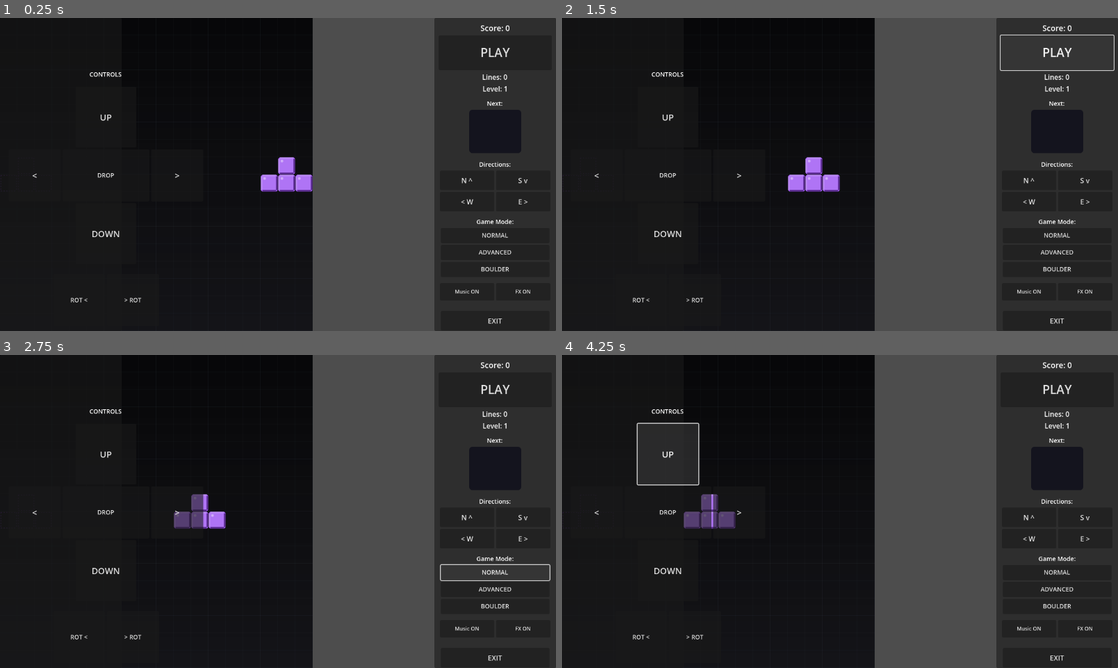
Above: before the commit, frames 1-4 (two rows, left to right).
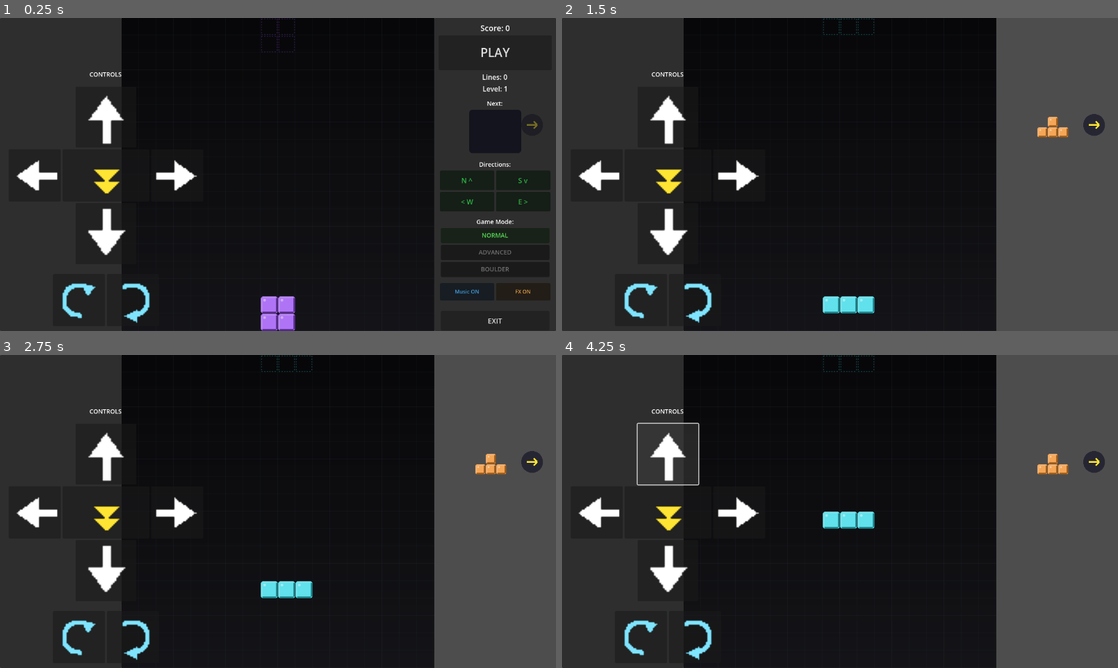
Above: after the commit, the same moments.

Repository: afotav-ship-it/tretris
Game: Godot game, scene res://scenes/main.tscn
The game is run twice, just before and just after one commit, with the same random seed, the same clock (stepped at 60 frames per second) and the same inputs.
Inputs (mouse positions are in pixels of both pictures, inside the frame that each line leads up to):
- Up to frame 1 (0.25 s): no input
- Up to frame 2 (1.5 s): click "PLAY" at 0.5 s; click (1056, 52) at 1.25 s, where only the run before the commit has a clickable "PLAY"
- Up to frame 3 (2.75 s): click (494, 574) at 2 s, where only the run before the commit has a clickable "NORMAL"
- Up to frame 4 (4.25 s): click (1056, 574) at 2.75 s, where only the run before the commit has a clickable "NORMAL"; click (667, 455) at 3.5 s

The runs differ from the first frame. In frame 1, 34% of the frame differs, in the area x 0-97%, y 0-100%; in frame 2, 53%; in frame 3, 54%; in frame 4, 55%, in the area x 0-100%, y 0-100%.
Error before the commit: Parse Error: Identifier "_on_start_pressed" not declared in the current scope. (res://scripts/ui.gd:297)
Error after the commit: Invalid call. Nonexistent function 'grab_focus' in base 'Node2D (game.gd)'. (res://scripts/ui.gd:526)

Commit message:
UI: add _on_start_pressed handler (wire Start button)

Diff:
--- a/godot-ios/scripts/ui.gd
+++ b/godot-ios/scripts/ui.gd
@@ -514,6 +514,18 @@
 	menu_panel.visible = true
 
 
+func _on_start_pressed() -> void:
+	# Start the game from the main menu
+	menu_panel.visible = false
+	game_over_overlay.visible = false
+	# Ensure game is in a reset state and start
+	if game:
+		game.reset_game()
+		# give focus to game node if needed
+		if has_node("../Game"):
+			get_node("../Game").grab_focus()
+
+
 func _process(_delta: float) -> void:
 	queue_redraw()
 
